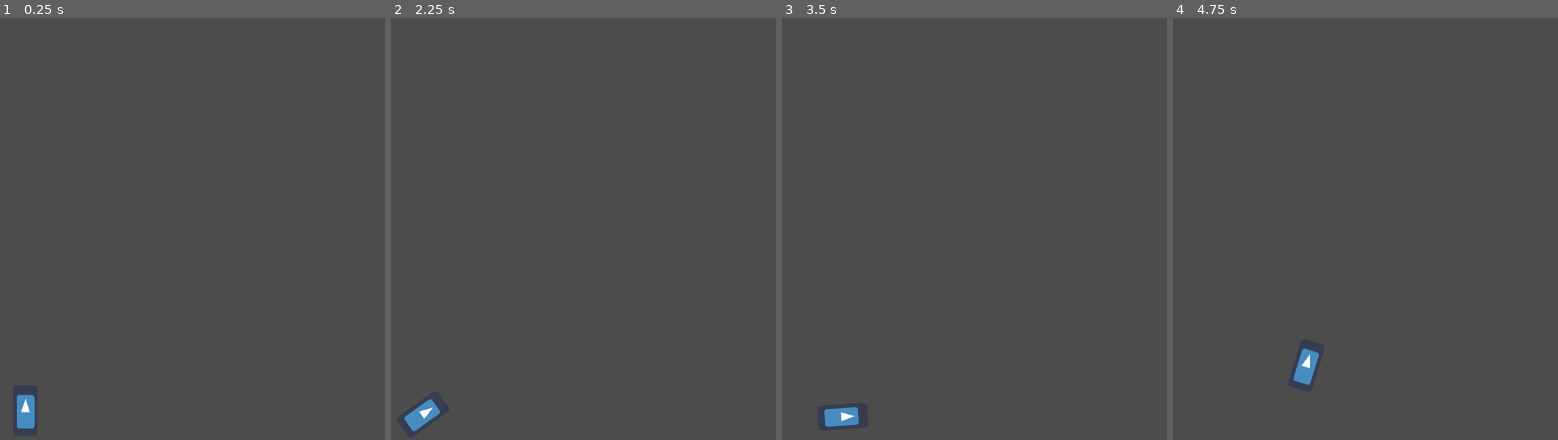
Above: before the commit, frames 1-4 (left to right).
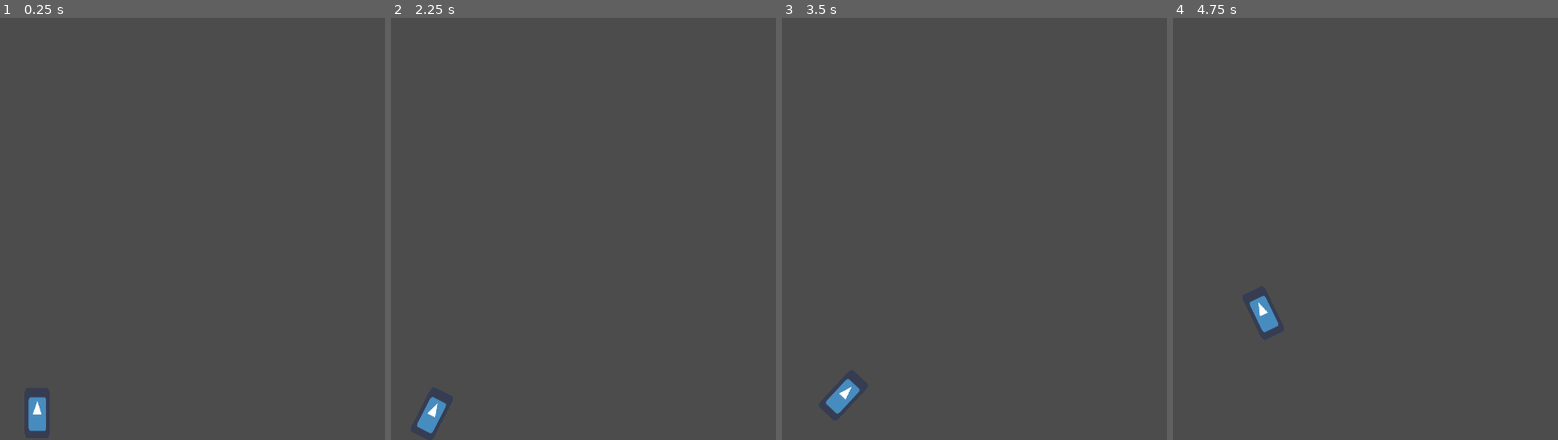
Above: after the commit, the same moments.

Repository: murdoch-development/dark-road
Game: Godot game, scene res://Car.tscn
Same seed, same stepped clock (60 frames per second), same inputs: the game is played once before the commit and once after it. The project has no main scene, so this scene is started directly. The engine's default icon, where the game draws it, is replaced by a stand-in: a white triangle on a blue panel in a dark square.
Inputs:
- Up to frame 1 (0.25 s): no input
- Up to frame 2 (2.25 s): tap Enter at 0.5 s; hold Right (ui_right) 0.53-1.28 s; tap Shift at 0.6, 1.35, 2.1 s; tap Space at 0.77, 1.52, 2 s; hold Down (ui_down) 1.28-2.03 s; hold Right (ui_right) from 2.03 s (still down)
- Up to frame 3 (3.5 s): release Right (ui_right) at 2.78 s; hold Up (ui_up) from 2.78 s (still down); tap Shift at 2.85 s; tap Space at 3.02 s
- Up to frame 4 (4.75 s): release Up (ui_up) at 3.53 s; hold Left (ui_left) from 3.53 s (still down); tap Shift at 3.6, 4.35 s; tap Space at 3.77, 4.52 s

The runs differ from the first frame. In frame 1, 0.5% of the frame differs, in the area x 4-12%, y 89-98%; in frame 2, 0.5%; in frame 3, 0.7%; in frame 4, 0.7%, in the area x 19-39%, y 65-88%.

Commit message:
better feeling drift system

Diff:
--- a/Car.gd
+++ b/Car.gd
@@ -2,17 +2,21 @@
 
 export var acceleration_factor = 300.0
 export var turn_factor = 1.0
-export var sideways_friction = 0.3
+export var drift_turn_factor = 2.0
+export var sideways_dynamic_friction = 0.3
+export var sideways_static_friction = 0.3
 
 var acceleration_input = 0
 var steering_input = 0
 var rotation_angle = 0
+var is_drifting = false
 
 
 func _ready():
 	pass
 
 func _physics_process(delta):
+	print(is_drifting)
 	get_inputs()
 	apply_steering(delta)
 	apply_engine_force(delta)
@@ -31,16 +35,30 @@
 		acceleration_input = 0
 
 func apply_engine_force(delta):
-	var engine_force_vector = Vector2(0, -1).rotated(rotation) * acceleration_input * acceleration_factor
+	var engine_force_vector = Vector2.UP.rotated(rotation) * acceleration_input * acceleration_factor
 	apply_central_impulse(engine_force_vector * delta)
 
 func apply_steering(delta):
-	rotation_angle -= steering_input * turn_factor * delta
+	var current_turn_factor = turn_factor
+	if is_drifting:
+		current_turn_factor = drift_turn_factor
+	var forward_direction = Vector2.UP.rotated(rotation)
+	var forward_velocity = forward_direction * forward_direction.dot(linear_velocity)
+	if forward_velocity.length() < 50 and ! is_drifting:
+		current_turn_factor *= 0.5
+	print(forward_velocity.length())
+	rotation_angle -= steering_input * current_turn_factor * delta
 	rotation = rotation_angle
 
 func kill_orthogonal_velocity(delta):
-	var forward_direction = transform.y.normalized()
+	var forward_direction = Vector2.UP.rotated(rotation)
 	var forward_velocity = forward_direction * forward_direction.dot(linear_velocity)
 	var sideways_velocity = linear_velocity - forward_velocity
-	var sideways_friction_force = sideways_friction * sideways_velocity.length_squared() * -sideways_velocity.normalized()
+	var sideways_friction = sideways_dynamic_friction
+	if sideways_velocity.length() < 100:
+		is_drifting = false
+		sideways_friction *= 1
+	else:
+		is_drifting = true
+	var sideways_friction_force = sideways_friction * 10 * sideways_velocity.length() * -sideways_velocity.normalized()
 	apply_central_impulse(sideways_friction_force * delta)
--- a/Car.tscn
+++ b/Car.tscn
@@ -7,7 +7,7 @@
 extents = Vector2( 34.6743, 65.7472 )
 
 [node name="Car" type="RigidBody2D"]
-position = Vector2( 999.091, 1025.99 )
+position = Vector2( 1029.09, 1031.99 )
 gravity_scale = 0.0
 script = ExtResource( 2 )
 
